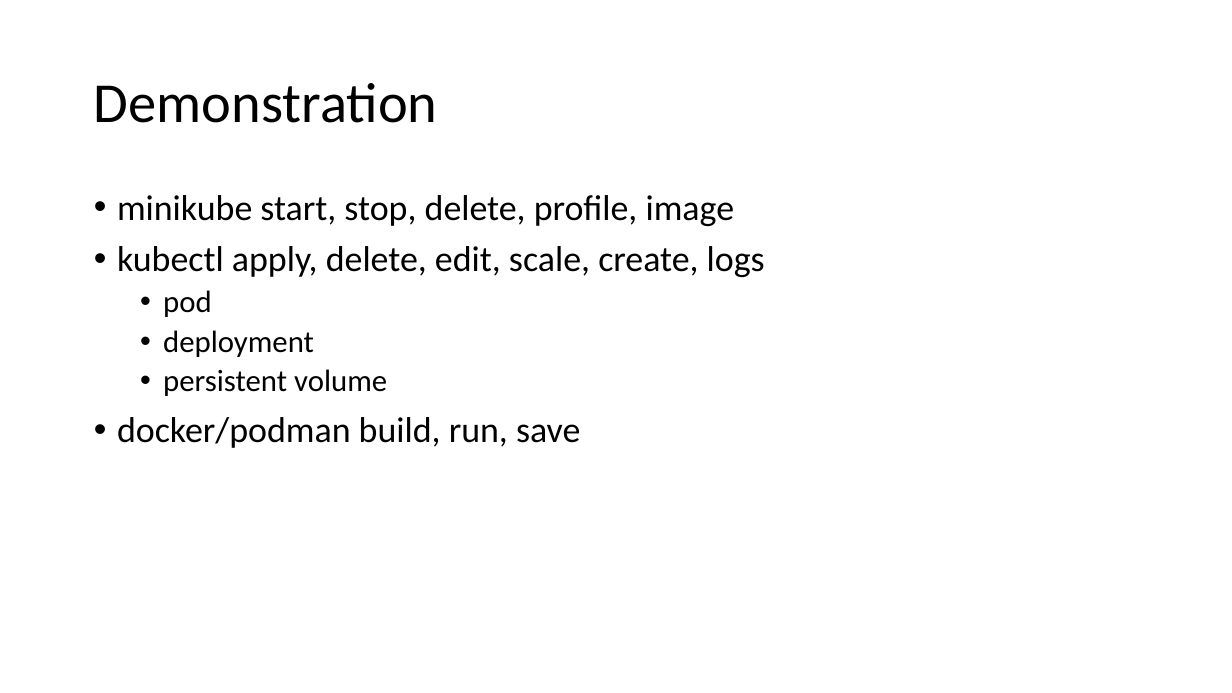
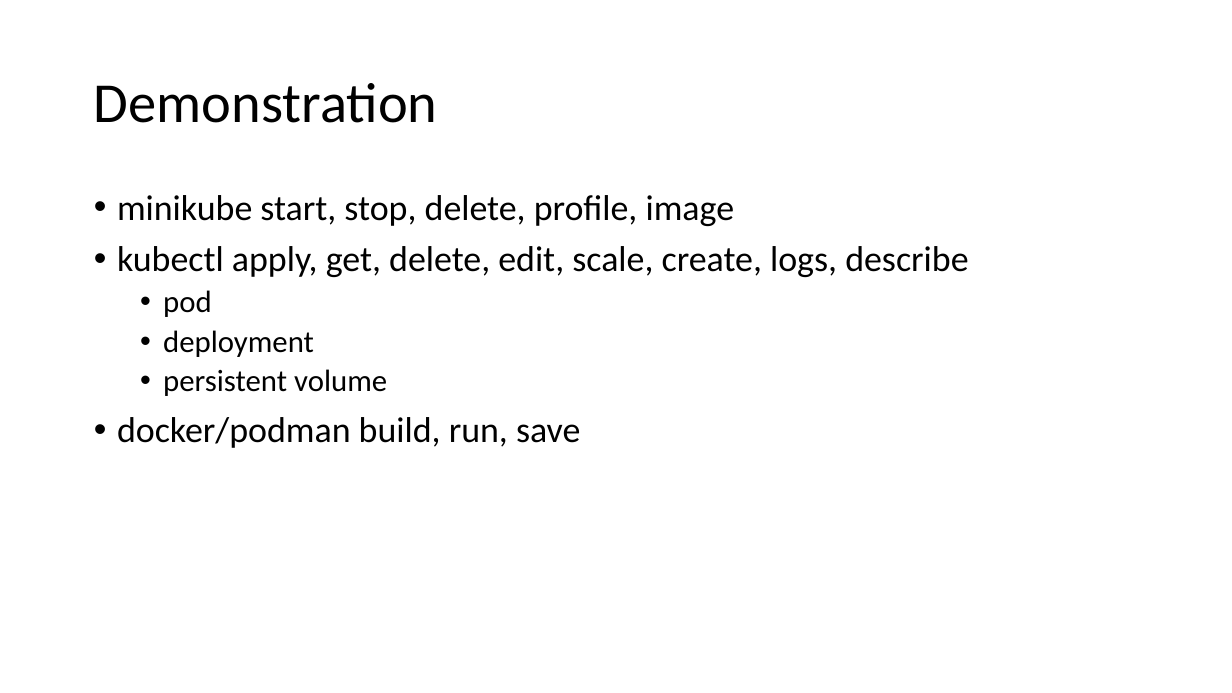
Before and after one commit to hatfieldbrian/kube-demo, a slide deck: slide 7 of Kubernetes & Minikube.pptx. Drawn at 1232x693 pixels with LibreOffice and Linux fonts; fonts in the diff are those of the drawing. Boxes give left, top, right and bottom in pixels: in the first picture for what was removed or moved away, otherwise in the second. Text is boxed around its words. In the diff, an @@ line names an element or a change of style, - is before the commit and + after.

```diff
--- a/Kubernetes & Minikube.pptx
+++ b/Kubernetes & Minikube.pptx
@@ text at box(117, 246, 968, 277): text changed @@
-• kubectl apply, delete, edit, scale, create, logs
+• kubectl apply, get, delete, edit, scale, create, logs, describe
```
Also in this commit, not shown: 1 other slide changed.
